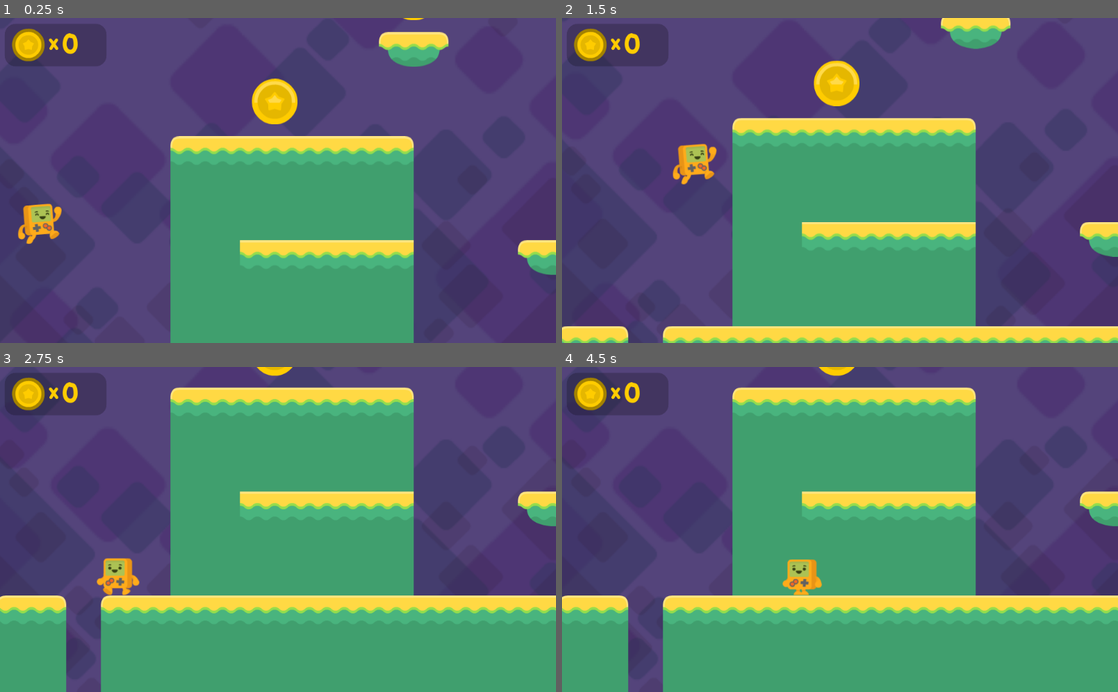
Above: before the commit, frames 1-4 (two rows, left to right).
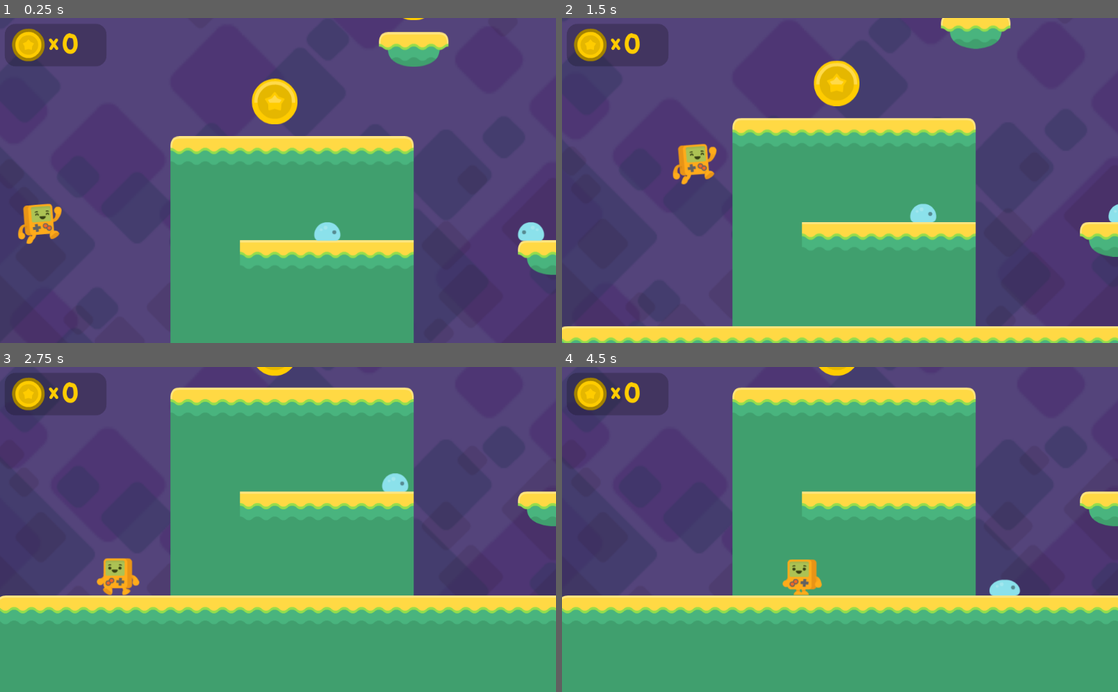
Above: after the commit, the same moments.

Repository: dpensky/godot-platformer-tutorial
Game: Godot game, scene res://Level1.tscn
The game is run twice, just before and just after one commit, with the same random seed, the same clock (stepped at 60 frames per second) and the same inputs. Sound files missing from this copy of the repository are replaced by a short silence.
Inputs:
- Up to frame 1 (0.25 s): no input
- Up to frame 2 (1.5 s): hold Right (right) from 0.53 s (still down); tap Space (jump) at 0.77 s
- Up to frame 3 (2.75 s): tap Space (jump) at 1.52 s; release Right (right) at 2.03 s; hold Left (left) from 2.03 s (still down)
- Up to frame 4 (4.5 s): release Left (left) at 2.78 s; hold Right (right) 2.78-4.28 s; tap Space (jump) at 3.02, 3.77 s; hold Left (left) from 4.28 s (still down)

The runs differ from the first frame. In frame 1, 0.5% of the frame differs, in the area x 56-98%, y 62-69%; in frame 2, 0.7%; in frame 3, 2.1%; in frame 4, 2.1%, in the area x 10-83%, y 65-100%.

Commit message:
Part 13 (Creating Enemies + RayCast2Ds!)

Diff:
--- /dev/null
+++ b/Enemy.gd
@@ -0,0 +1,25 @@
+extends KinematicBody2D
+
+var velocity = Vector2(0,0)
+
+export var direction = -1
+export var detects_cliffs = true
+
+func _ready():
+	update_direction()
+	$FloorChecker.enabled = detects_cliffs
+
+
+func _physics_process(_delta):
+	if is_on_wall() or not $FloorChecker.is_colliding() and detects_cliffs and is_on_floor():
+		direction = direction * -1  # change direction if hit wall
+		update_direction()
+	velocity.y += 20
+	velocity.x = direction * 50
+	velocity = move_and_slide(velocity, Vector2.UP)
+
+
+func update_direction():
+	$AnimatedSprite.flip_h = direction == 1
+	# put ray cast in front of enemy to detect cliffs
+	$FloorChecker.position.x = $CollisionShape2D.shape.get_extents().x * direction
--- /dev/null
+++ b/Enemy.tscn
@@ -0,0 +1,42 @@
+[gd_scene load_steps=7 format=2]
+
+[ext_resource path="res://assets/enemies/slimeBlue.png" type="Texture" id=1]
+[ext_resource path="res://assets/enemies/slimeBlue_blue.png" type="Texture" id=2]
+[ext_resource path="res://assets/enemies/slimeBlue_squashed.png" type="Texture" id=3]
+[ext_resource path="res://Enemy.gd" type="Script" id=4]
+
+[sub_resource type="SpriteFrames" id=1]
+animations = [ {
+"frames": [ ExtResource( 1 ), ExtResource( 2 ) ],
+"loop": true,
+"name": "crawl",
+"speed": 3.0
+}, {
+"frames": [ ExtResource( 3 ) ],
+"loop": true,
+"name": "squashed",
+"speed": 5.0
+} ]
+
+[sub_resource type="RectangleShape2D" id=2]
+extents = Vector2( 19.3728, 14.2965 )
+
+[node name="Enemy" type="KinematicBody2D"]
+collision_layer = 16
+collision_mask = 39
+script = ExtResource( 4 )
+
+[node name="AnimatedSprite" type="AnimatedSprite" parent="."]
+frames = SubResource( 1 )
+animation = "crawl"
+playing = true
+
+[node name="CollisionShape2D" type="CollisionShape2D" parent="."]
+visible = false
+position = Vector2( -0.471939, 2.2417 )
+shape = SubResource( 2 )
+
+[node name="FloorChecker" type="RayCast2D" parent="."]
+enabled = true
+cast_to = Vector2( 0, 20 )
+collision_mask = 2
--- a/Level1.tscn
+++ b/Level1.tscn
@@ -11,6 +11,7 @@
 [ext_resource path="res://HUD.gd" type="Script" id=9]
 [ext_resource path="res://assets/background/background.wav" type="AudioStream" id=10]
 [ext_resource path="res://assets/background/win.wav" type="AudioStream" id=11]
+[ext_resource path="res://Enemy.tscn" type="PackedScene" id=12]
 
 [sub_resource type="RectangleShape2D" id=1]
 extents = Vector2( 160, 32 )
@@ -50,6 +51,8 @@
 tile_data = PoolIntArray( 131073, 1, 0, 131074, 2, 0, 131075, 2, 0, 131076, 2, 0, 131077, 2, 0, 131078, 2, 0, 131079, 3 …(495 unchanged characters)…
 
 [node name="StaticBody2D" type="StaticBody2D" parent="Tiles One-Way"]
+collision_layer = 2
+collision_mask = 49
 
 [node name="CollisionShape2D" type="CollisionShape2D" parent="Tiles One-Way/StaticBody2D"]
 position = Vector2( 352, 352 )
@@ -66,7 +69,7 @@
 collision_layer = 2
 collision_mask = 49
 format = 1
-tile_data = PoolIntArray( -393221, 0, 0, -393220, 0, 0, -393 …(1300 unchanged characters)…  0, 589819, 0, 0, 589820, 1, 0, 589821, 3, 0, 589823, 1, 0, 524288, 2, 0, 524289, 2, 0, 524290, 2, 0, 524291, 2, 0, 524292, 2, 0, 524293, 2, 0, 524294, 2, 0, 524295, 2, 0, 524296, 2, 0, 524297, 2, 0, 524298, 2, 0, 524299, 2, 0, 524300, 3, 0, 524306, 0, 0, 524307, 0, 0, 524308, 0, 0, 524309, 0, 0, 524310, 0, 0, 524311, 0, 0, 524312, 0, 0, 524313, 0, 0, 524319, 0, 0, 655355, 0, 0, 655356, 0, 0, 655357, 0, 0, 655359, 0, 0, 589824, 0, 0, 589825, 0, 0, 589826, 0, 0, 589827, 0, 0, 589828, 0, 0, 589829, 0, 0, 589830, 0, 0, 589831, 0, 0, 589832, 0, 0, 589833, 0, 0, 589834, 0, 0, 589835, 0, 0, 589836, 0, 0, 589842, 0, 0, 589843, 0, 0, 589844, 0, 0, 589845, 0, 0, 589846, 0, 0, 589847, 0, 0, 589848, 0, 0, 589849, 0, 0, 589855, 0, 0, 720891, 0, 0, 720892, 0, 0, 720893, 0, 0, 720895, 0, 0, 655360, 0, 0, 6553 …(290 unchanged characters)…
+tile_data = PoolIntArray( -393221, 0, 0, -393220, 0, 0, -393 …(1300 unchanged characters)…  0, 589819, 0, 0, 589820, 1, 0, 589821, 2, 0, 589822, 2, 0, 589823, 2, 0, 524288, 2, 0, 524289, 2, 0, 524290, 2, 0, 524291, 2, 0, 524292, 2, 0, 524293, 2, 0, 524294, 2, 0, 524295, 2, 0, 524296, 2, 0, 524297, 2, 0, 524298, 2, 0, 524299, 2, 0, 524300, 3, 0, 524306, 0, 0, 524307, 0, 0, 524308, 0, 0, 524309, 0, 0, 524310, 0, 0, 524311, 0, 0, 524312, 0, 0, 524313, 0, 0, 524319, 0, 0, 655355, 0, 0, 655356, 0, 0, 655357, 0, 0, 655358, 0, 0, 655359, 0, 0, 589824, 0, 0, 589825, 0, 0, 589826, 0, 0, 589827, 0, 0, 589828, 0, 0, 589829, 0, 0, 589830, 0, 0, 589831, 0, 0, 589832, 0, 0, 589833, 0, 0, 589834, 0, 0, 589835, 0, 0, 589836, 0, 0, 589842, 0, 0, 589843, 0, 0, 589844, 0, 0, 589845, 0, 0, 589846, 0, 0, 589847, 0, 0, 589848, 0, 0, 589849, 0, 0, 589855, 0, 0, 720891, 0, 0, 720892, 0, 0, 720893, 0, 0, 720894, 0, 0, 720895, 0, 0, 655360, 0, 0, 6553 …(290 unchanged characters)…
 
 [node name="Player" parent="." instance=ExtResource( 2 )]
 position = Vector2( -176.554, 208.617 )
@@ -243,6 +246,16 @@
 stream = ExtResource( 10 )
 volume_db = -24.0
 autoplay = true
+
+[node name="Enemies" type="Node2D" parent="."]
+
+[node name="Enemy1" parent="Enemies" instance=ExtResource( 12 )]
+position = Vector2( 340.333, 290.596 )
+direction = 1
+detects_cliffs = false
+
+[node name="Enemy2" parent="Enemies" instance=ExtResource( 12 )]
+position = Vector2( 740.556, 293.424 )
 [connection signal="body_entered" from="Fall Zone" to="Player" method="_on_Fall_Zone_body_entered"]
 [connection signal="coin_collected" from="Coins/coin1" to="HUD" method="_on_coin_collected"]
 [connection signal="coin_collected" from="Coins/coin2" to="HUD" method="_on_coin_collected"]
--- a/Player.gd
+++ b/Player.gd
@@ -34,6 +34,10 @@
 
 
 func _on_Fall_Zone_body_entered(body):
-	$AudioStreamPlayer.play()
-	yield($AudioStreamPlayer, 'finished')
-	get_tree().change_scene("res://Level1.tscn")
+	# print_debug(body.name)
+	if body.name == 'Player':
+		$AudioStreamPlayer.play()
+		yield($AudioStreamPlayer, 'finished')
+		get_tree().change_scene("res://Level1.tscn")
+	else:
+		body.queue_free()
Not shown: 1 places in Level1.tscn that only renumber resources
Binary file added: assets/enemies/slimeBlue.png
Binary file added: assets/enemies/slimeBlue_blue.png
Binary file added: assets/enemies/slimeBlue_squashed.png
